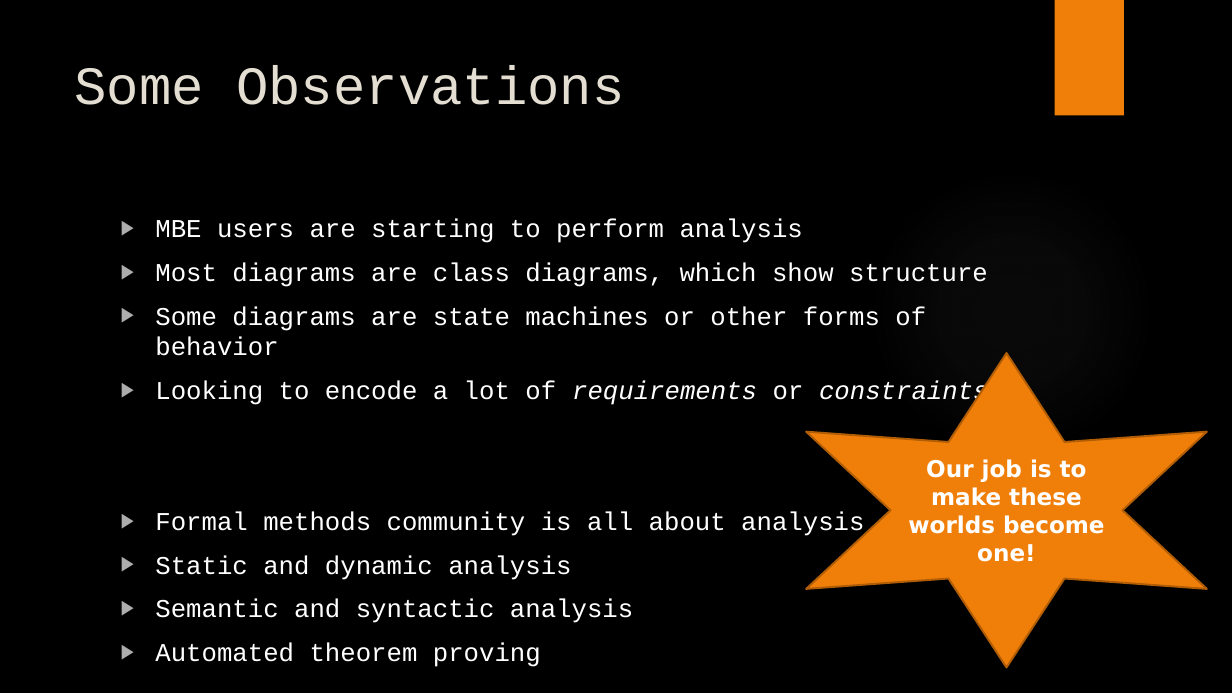
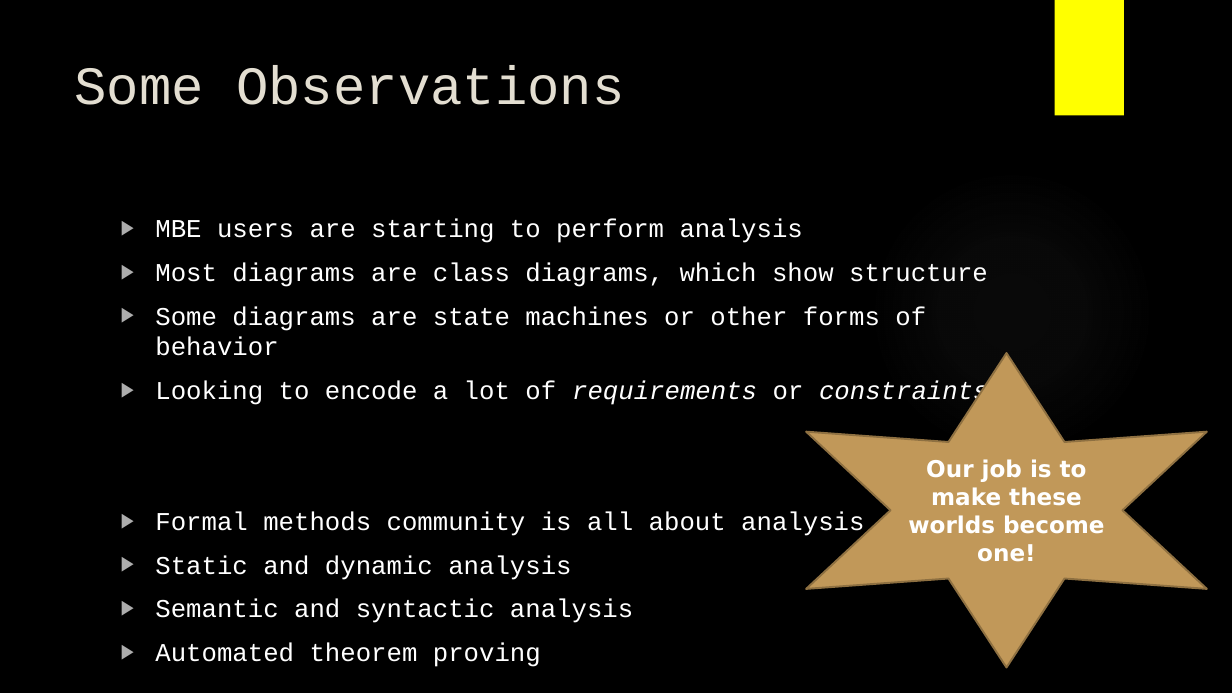
Before and after one commit to Open-MBEE/klang, a slide deck: slide 3 of presentations/K.pptx. Drawn at 1232x693 pixels with LibreOffice and Linux fonts; fonts in the diff are those of the drawing; background and template pictures are left out. Boxes give left, top, right and bottom in pixels: in the first picture for what was removed or moved away, otherwise in the second. Text is boxed around its words. In the diff, an @@ line names an element or a change of style, - is before the commit and + after.

```diff
--- a/presentations/K.pptx
+++ b/presentations/K.pptx
@@ rectangle at [1055,0,1124,116]: fill #F07F09 to #FFFF00 @@
@@ star "Our job is to make ..." at [806,353,1207,667]: fill #F07F09 to #C19859; outline #B25E07 1.5 pt to #8F7042 1.5 pt @@
```
Also in this commit, not shown: 24 other slides changed, 51 other files.
